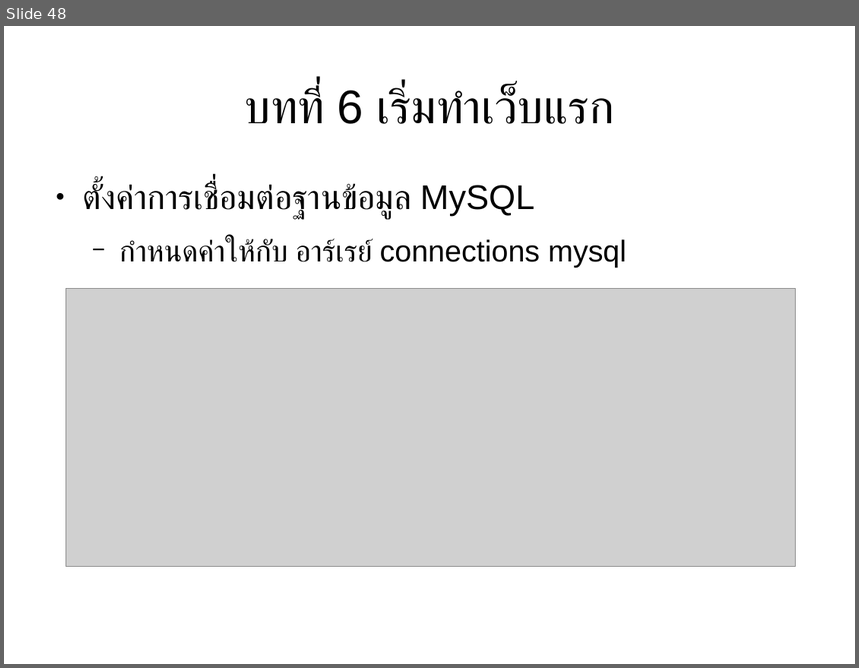
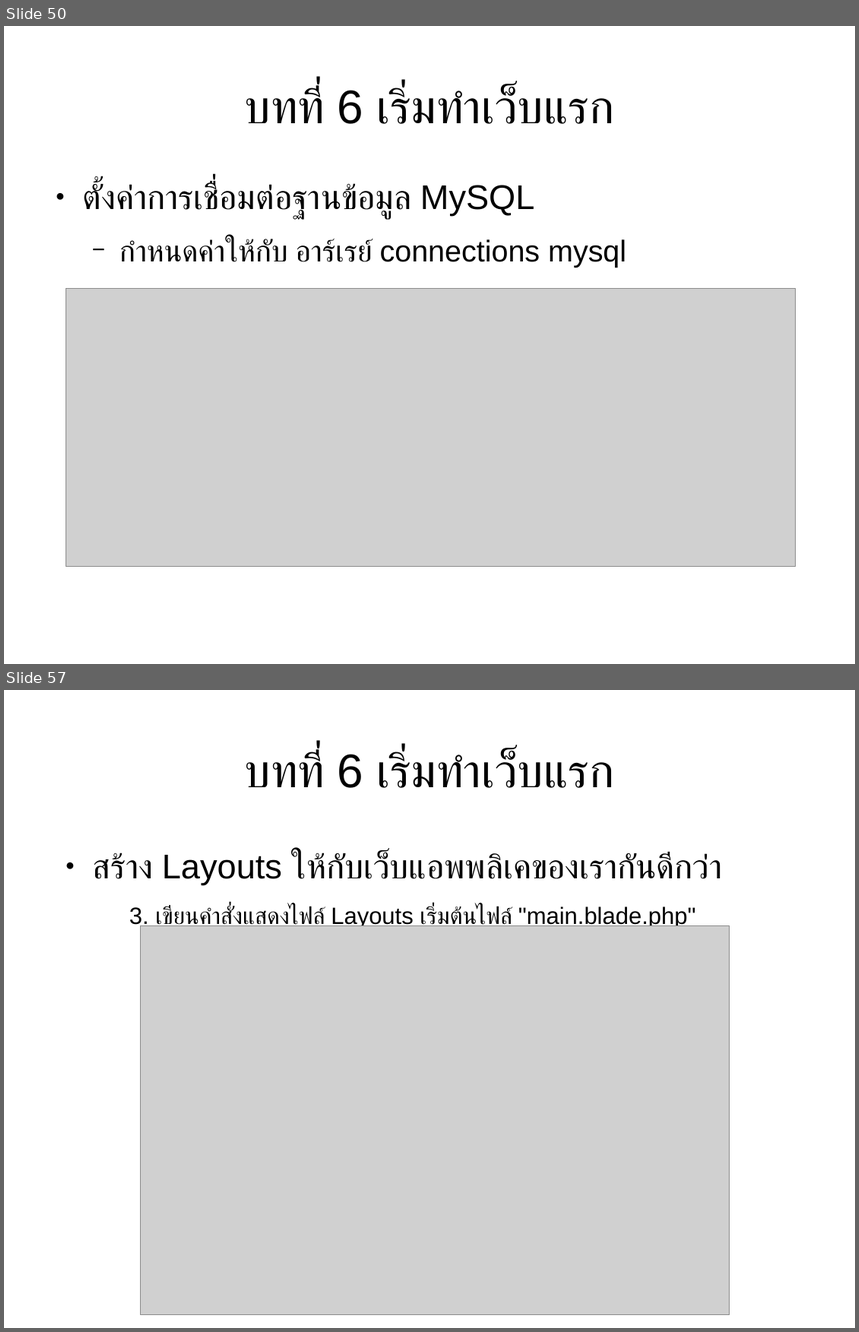
Before and after one commit to expstudio/Laravel-Course-Material, a slide deck: slide course.odp. Shown one above the other, each under a label of ours: slide 48 before the commit, slides 50 and 57 after it; the slides between them are not shown. The pictures are 859x668 and 859x1332 pixels, drawn with LibreOffice and Linux fonts; fonts in the diff are those of the drawing; grey boxes stand for pictures. Boxes give left, top, right and bottom in pixels: in the first picture for what was removed or moved away, otherwise in the second. Text is boxed around its words. In the diff, an @@ line names an element or a change of style, - is before the commit and + after.

```diff
--- a/slide course.odp
+++ b/slide course.odp
@@ slide 57 added at (x1=4, y1=690, x2=855, y2=1328), background #FFFFFF @@
@@ title added at (x1=245, y1=751, x2=614, y2=788), 44 pt, text #000000 @@
+บทที่ 6 เริ่มทำเว็บแรก
@@ text added at (x1=93, y1=852, x2=722, y2=931), 22 pt, text #000000 @@
+● สร้าง Layouts ให้กับเว็บแอพพลิเคของเรากันดีกว่า
+  3. เขียนคำสั่งแสดงไฟล์ Layouts เริ่มต้นไฟล์ "main.blade.php"
@@ picture added at (x1=141, y1=926, x2=730, y2=1315) @@
@@ what was slide 48 is now slide 50 @@
```
Also in this commit, not shown: 4 slides changed, 37 other slides added, 13 other files.
